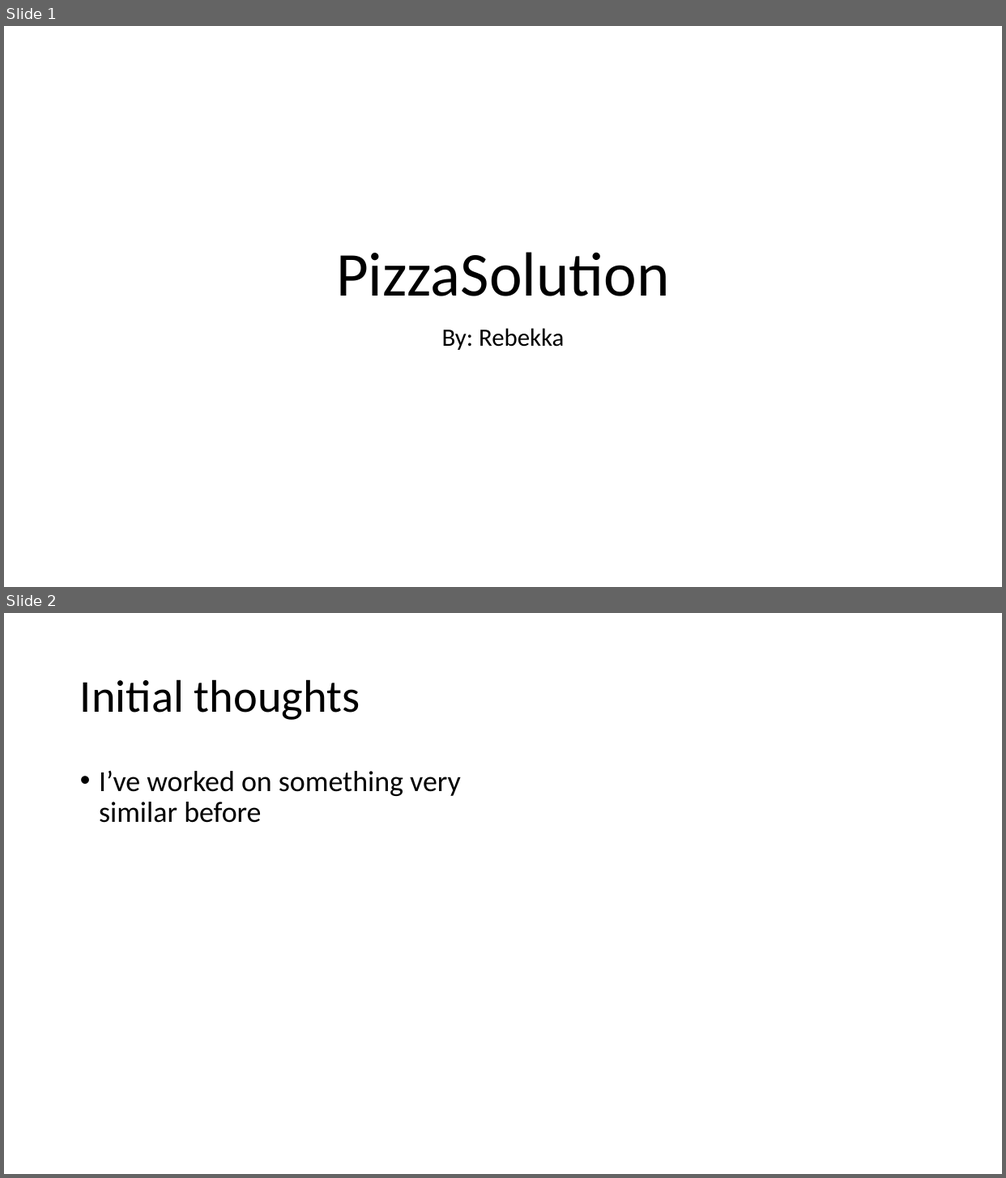
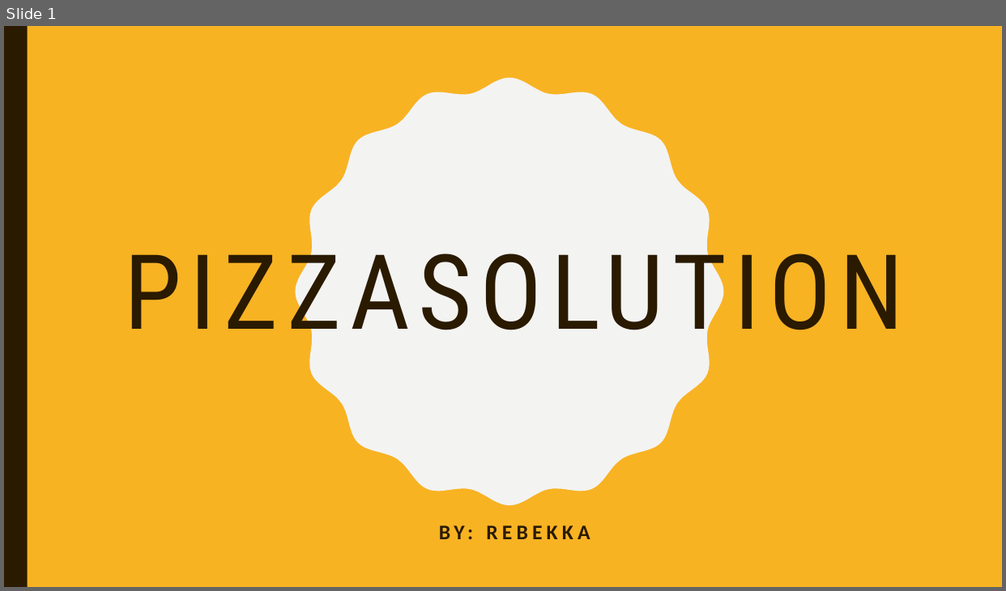
Before and after one commit to Exopi-Talent-Academy/PizzaSolutionRebekka, a slide deck: PizzaSolution Presentation.pptx. Shown one above the other, each under a label of ours: slides 1 and 2 before the commit, slide 1 after it. The pictures are 1006x1178 and 1006x591 pixels, drawn with LibreOffice and Linux fonts; fonts in the diff are those of the drawing. Boxes give left, top, right and bottom in pixels: in the first picture for what was removed or moved away, otherwise in the second. Text is boxed around its words. In the diff, an @@ line names an element or a change of style, - is before the commit and + after.

```diff
--- a/PizzaSolution Presentation.pptx
+++ b/PizzaSolution Presentation.pptx
@@ slide 2 removed at (4, 613, 1002, 1174), background #FFFFFF @@
@@ title removed at (80, 679, 360, 720) @@
-Initial thoughts
@@ text removed at (99, 771, 461, 823) @@
-• I’ve worked on something very similar before
@@ slide 1 changed as well @@
@@ background #FFFFFF to #F8B323 @@
@@ rectangle added at (4, 26, 27, 587), fill #2A1A00 @@
@@ freeform shape added at (296, 78, 724, 506), fill #F3F3F2 @@
@@ title "PIZZASOLUTION" at (124, 233, 904, 353): vertical alignment bottom to middle @@
@@ title at (124, 233, 904, 353): text changed; size 60 to 100 pt; font Calibri to Roboto Condensed; text colour #000000 to #2A1A00 @@
-PizzaSolution
+PIZZASOLUTION
@@ subtitle at (439, 526, 473, 540): text changed; size 24 to 20 pt; text colour #000000 to #2A1A00; bold on @@
-By: Rebekka
+BY: REBEKKA
```
Also in this commit, not shown: 5 slides added, 2 other files.
